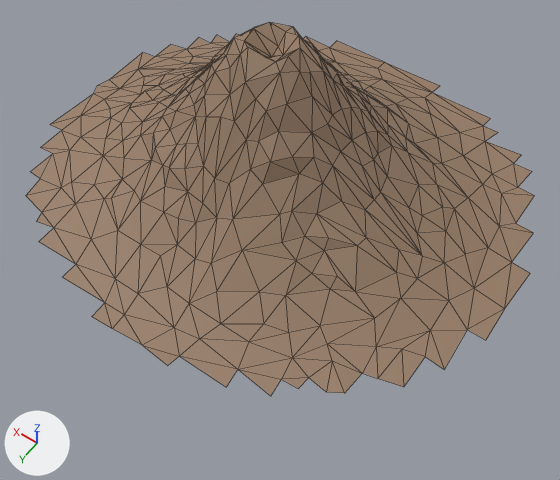
The FBX model Meshes/Mountains/Volcano_Mountain_01.fbx, before and after one commit.
Both versions are drawn from a 50 mm camera at (-131.0, 179.0, 248.0) aimed at (-13.0, 15.0, -10.0). Arrows for +X, +Y and +Z are at lower left; the lights stay in place. Mesh edges are drawn as thin lines. Where no turn or scale is listed for an object, it has been applied to the vertices.

The first picture shows 'Volcano_Mountain_01'.
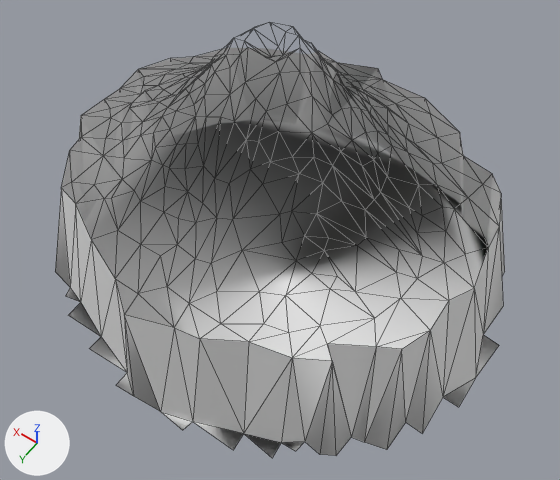
What the commit changed:
Material 'Material.004' (mat_material_004) is new.
Its base color is (0.8, 0.8, 0.8) (white #e7e7e7).
Material 'Mountain.003' (mat_mountain_003) is new.
Its base color is (0.31, 0.205, 0.135) (brown #977d67).
Its roughness is 0.69.
Its alpha is 0.0.
me_volcano_mountain_01 is used by ob_volcano_mountain_01; location (0.0, 0.0, 0.0).
me_volcano_mountain_01 had 381 vertices, 689 faces and spanned x -107.0..108.0, y -100.0..92.0, z -2.0..73.0.
me_volcano_mountain_01 no longer uses material mat_mountain (brown #977d67).
me_volcano_mountain_01 now has 381 vertices, 690 faces and spans x -107.0..108.0, y -100.0..92.0, z -57.0..73.0.
Part 1, on me_volcano_mountain_01:
71 vertices are removed from x -107.0..108.0, y -100.0..92.0, z -2.0..0.0.
109 faces are deleted.
66 vertices are added at x -107.0..108.0, y -100.0..92.0, z -57.0..-55.0.
5 new vertices lie (7.0, 0.0, 0.0) away from vertices in x -62.0..86.0, y -87.0..72.0, z -56.0.
88 new faces join them, mat_material_004 (white #e7e7e7).
22 new faces join them, mat_mountain_003 (brown #977d67).
me_volcano_mountain_01 now uses material mat_mountain_003 (brown #977d67).
me_volcano_mountain_01 now uses material mat_material_004 (white #e7e7e7).

Location of each change, (x1, y1, x2, y2) in pixels of the pictures (560 x 480 px; the box of a moved part takes in the faces that stretch with it):
'Volcano_Mountain_01', reshaped (11% narrower, 17% taller): before (26, 22, 534, 396); after (55, 22, 505, 458)
part 1 of me_volcano_mountain_01, moved or reshaped: before (26, 34, 534, 396); after (55, 116, 505, 458)
